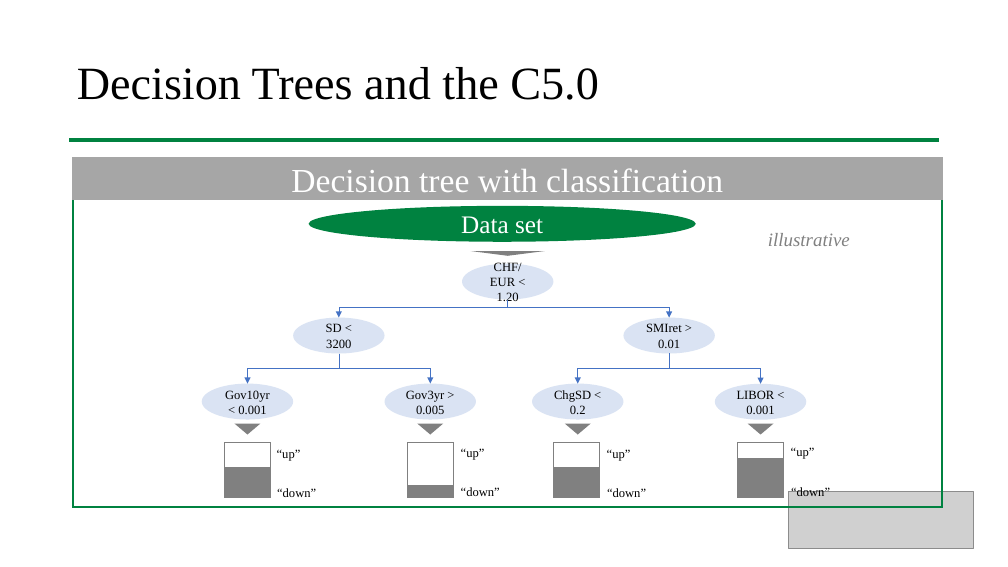
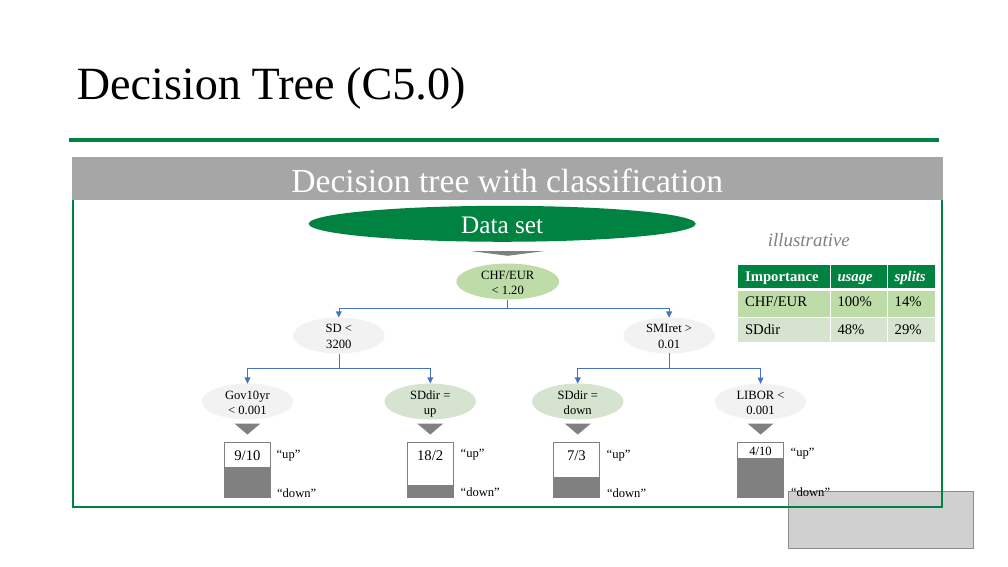
Before and after one commit to larsphilipp/ResSem19, a slide deck: slide 11 of Plots/Presentation_Stauffenegger_Woessner.pptx. Drawn at 1008x567 pixels with LibreOffice and Linux fonts; fonts in the diff are those of the drawing; grey boxes stand for pictures. Boxes give left, top, right and bottom in pixels: in the first picture for what was removed or moved away, otherwise in the second. Text is boxed around its words. In the diff, an @@ line names an element or a change of style, - is before the commit and + after.

```diff
--- a/Plots/Presentation_Stauffenegger_Woessner.pptx
+++ b/Plots/Presentation_Stauffenegger_Woessner.pptx
@@ title at bbox=[77, 67, 465, 109]: text changed @@
-Decision Trees and the C5.0
+Decision Tree (C5.0)
@@ ellipse "CHF/EUR < 1.20": place and size @@
-ellipse "CHF/EUR < 1.20" at bbox=[462, 264, 554, 300]
+ellipse "CHF/EUR < 1.20" at bbox=[457, 264, 560, 300]
@@ ellipse "CHF/EUR < 1.20" at bbox=[457, 264, 560, 300]: fill #DAE3F3 to #BDDCA8 @@
@@ table added at bbox=[738, 265, 936, 343], 3 rows, 3 columns @@
+Importance | usage | splits
+CHF/EUR | 100% | 14%
+SDdir | 48% | 29%
@@ elbow arrow (508, 299) - (339, 318): route changed @@
@@ elbow arrow (508, 299) - (669, 318): route changed @@
@@ ellipse "SDdir = up" at bbox=[385, 383, 476, 420]: fill #DAE3F3 to #D5E3CF @@
@@ ellipse "SDdir = down" at bbox=[532, 383, 624, 420]: fill #DAE3F3 to #D5E3CF @@
@@ fill #DAE3F3 to #F2F2F2 in 4 elements at bbox=[624, 318, 715, 354], bbox=[293, 318, 385, 354], bbox=[202, 383, 293, 420], bbox=[715, 384, 807, 420] @@
@@ text in ellipse at bbox=[410, 390, 440, 417]: text changed @@
-Gov3yr > 0.005
+SDdir = up
@@ text in ellipse at bbox=[558, 390, 592, 414]: text changed @@
-ChgSD < 0.2
+SDdir = down
@@ rectangle "7/3": place and size @@
-rectangle "7/3" at bbox=[554, 442, 600, 468]
+rectangle "7/3" at bbox=[554, 442, 600, 478]
@@ text in rectangle at bbox=[749, 446, 771, 455]: text added @@
+4/10
@@ text in rectangle at bbox=[234, 450, 260, 460]: text added @@
+9/10
@@ text in rectangle at bbox=[417, 450, 443, 460]: text added @@
+18/2
@@ rectangle: place and size @@
-rectangle at bbox=[554, 468, 600, 498]
+rectangle at bbox=[554, 478, 600, 498]
@@ text in rectangle at bbox=[567, 450, 586, 460]: text added @@
+7/3
```
Also in this commit, not shown: 2 slides added.
